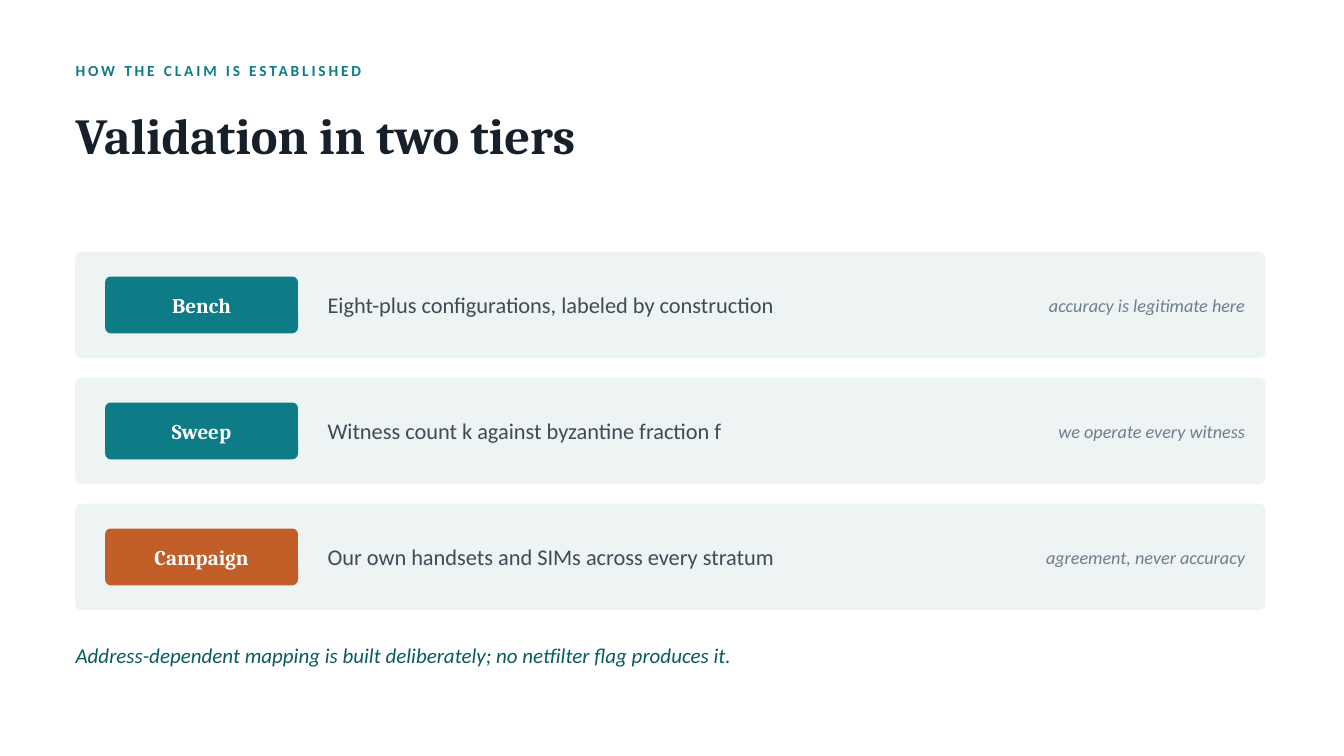
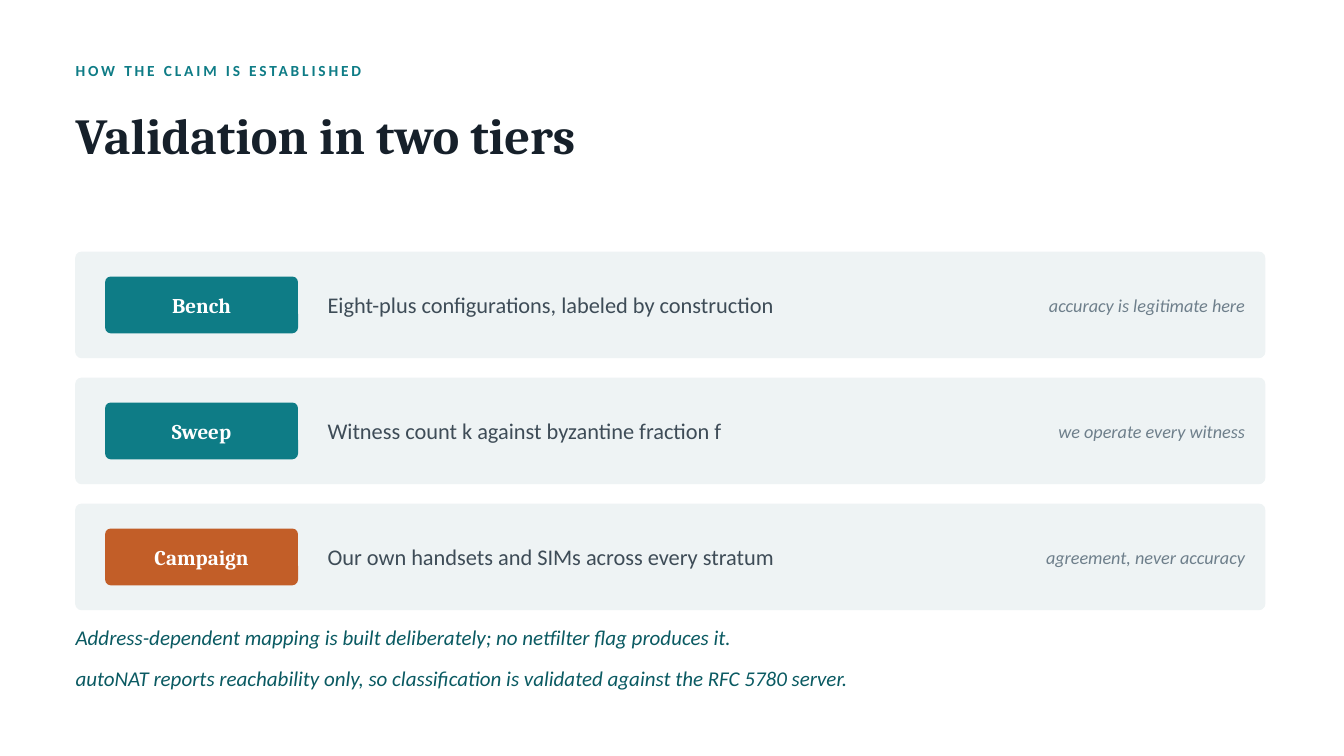
Before and after one commit to danbachar/grassroots-networking, a slide deck: slide 7 of docs/student-projects/grassroots-nat-project.pptx. Drawn at 1344x756 pixels with LibreOffice and Linux fonts; fonts in the diff are those of the drawing. Boxes give left, top, right and bottom in pixels: in the first picture for what was removed or moved away, otherwise in the second. Text is boxed around its words. In the diff, an @@ line names an element or a change of style, - is before the commit and + after.

```diff
--- a/docs/student-projects/grassroots-nat-project.pptx
+++ b/docs/student-projects/grassroots-nat-project.pptx
@@ text "Address-dependent mapping is built deliberately; ...": place and size @@
-text "Address-dependent mapping is built deliberately; ..." at [76,648,731,667]
+text "Address-dependent mapping is built deliberately; ..." at [76,630,731,649]
@@ text added at [76,671,848,690], 15 pt, text #0A5A62, italic @@
+autoNAT reports reachability only, so classification is validated against the RFC 5780 server.
```
Also in this commit, not shown: 1 slide added, 1 slide removed, 1 other file.
